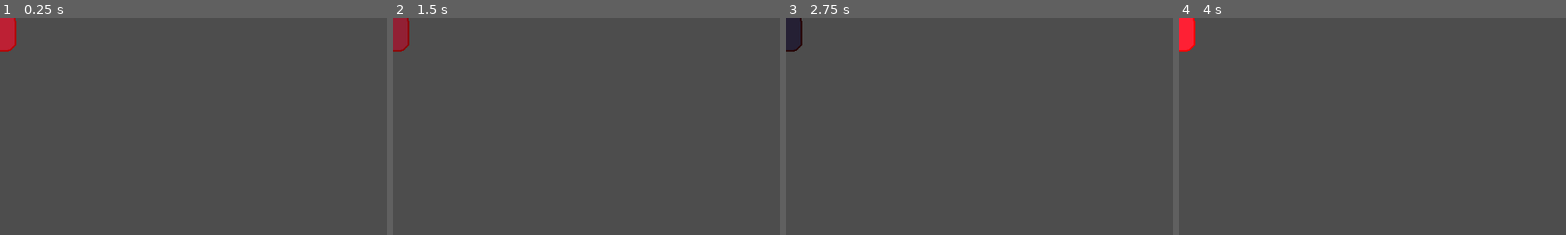
Above: before the commit, frames 1-4 (left to right).
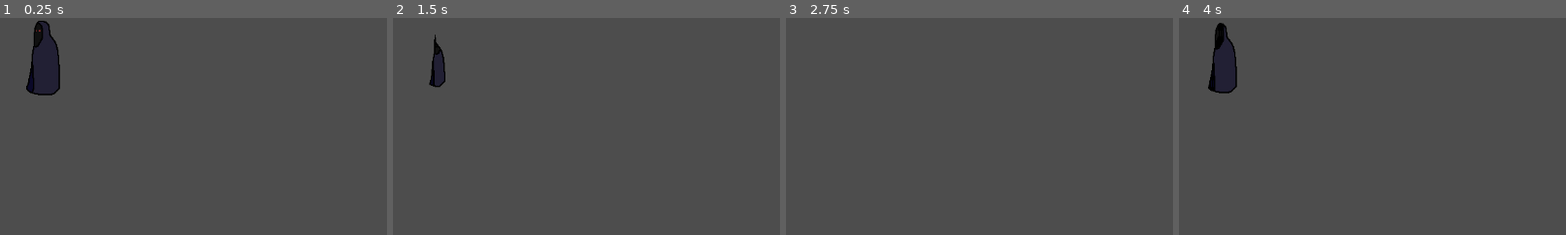
Above: after the commit, the same moments.

Repository: msharma2026/Grocers-Gauntlet
Game: Godot game, scene res://scenes/experimental/shader_experiment.tscn
Same seed, same stepped clock (60 frames per second), same inputs: the game is played once before the commit and once after it. This scene is started directly instead of the project's main scene.
Inputs (mouse positions are % of the whole screen's width and height, from its top left):
- Up to frame 1 (0.25 s): no input
- Up to frame 2 (1.5 s): move the mouse to (72, 45) at 0.52 s; click (72, 45) at 0.67 s; move the mouse to (30, 55) at 1.27 s; click (30, 55) at 1.42 s
- Up to frame 3 (2.75 s): move the mouse to (60, 28) at 2.02 s; click (60, 28) at 2.17 s
- Up to frame 4 (4 s): tap Enter at 2.75 s; move the mouse to (45, 70) at 2.77 s; click (45, 70) at 2.92 s; move the mouse to (80, 65) at 3.52 s; click (80, 65) at 3.67 s
The pictures show only the part of the screen within x 0-50%, y 0-50%; the shares and areas given below are measured in that part.

The runs differ from the first frame. In frame 1, 2.9% of the frame differs, in the area x 0-16%, y 0-36%; in frame 2, 1.3%; in frame 3, 0.6%; in frame 4, 2.4%.

Commit message:
added a collapse shader

Diff:
--- /dev/null
+++ b/GodotFiles/assets/shaders/collapse.gdshader
@@ -0,0 +1,24 @@
+shader_type canvas_item;
+
+
+
+void fragment() {
+	vec4 t = texture(TEXTURE,UV);
+	float d = length(UV - 0.5);
+	float radius = smoothstep(0.0, 1.0, mod(TIME * 0.3, 1.0)) * 25.0;
+	vec2 s = TEXTURE_PIXEL_SIZE * radius;
+	vec4 chosen = t;
+	for(float x = -1.0 ; x <= 1.0; x++) {
+		for(float y = -1.0; y <= 1.0; y++) {
+			vec4 at = texture(TEXTURE,UV + vec2(x,y) * s);
+			if(length(at) < length(chosen)) {
+				chosen = at;
+			}
+		}
+	}
+	COLOR = chosen;
+}
+//void light() {
+//	// Called for every pixel for every light affecting the material.
+//	// Uncomment to replace the default light processing function with this one.
+//}
--- a/GodotFiles/assets/shaders/experimental.gdshader
+++ /dev/null
@@ -1,14 +0,0 @@
-shader_type spatial;
-
-void vertex() {
-	// Called for every vertex the material is visible on.
-}
-
-void fragment() {
-	// Called for every pixel the material is visible on.
-}
-
-//void light() {
-//	// Called for every pixel for every light affecting the material.
-//	// Uncomment to replace the default light processing function with this one.
-//}
--- /dev/null
+++ b/GodotFiles/assets/shaders/weird.gdshader
@@ -0,0 +1,16 @@
+shader_type canvas_item;
+
+
+void fragment() {
+
+	float b = texture(TEXTURE,UV).a;
+    float wave = sin(b * 20.0 + TIME * 4.0);
+    float x = UV.x + wave * 0.02;
+
+    COLOR = texture(TEXTURE, vec2(x, UV.y));
+}
+
+//void light() {
+//	// Called for every pixel for every light affecting the material.
+//	// Uncomment to replace the default light processing function with this one.
+//}
--- a/GodotFiles/scenes/experimental/shader_experiment.tscn
+++ b/GodotFiles/scenes/experimental/shader_experiment.tscn
@@ -1,13 +1,13 @@
 [gd_scene load_steps=4 format=3 uid="uid://bcxtv117w5bji"]
 
 [ext_resource type="Texture2D" uid="uid://b7v53io0t1ue7" path="res://assets/sprites/placeholder.png" id="1_bq1u3"]
-[ext_resource type="Shader" uid="uid://s58uga7ng1df" path="res://assets/shaders/pulsate_red.gdshader" id="1_k5vxq"]
+[ext_resource type="Shader" uid="uid://bqdpkolhppwyr" path="res://assets/shaders/collapse.gdshader" id="1_k5vxq"]
 
 [sub_resource type="ShaderMaterial" id="ShaderMaterial_6mjir"]
 shader = ExtResource("1_k5vxq")
-shader_parameter/speed = 2.0
 
 [node name="ShaderExperiment" type="Sprite2D"]
 texture_filter = 1
 material = SubResource("ShaderMaterial_6mjir")
+position = Vector2(65, 65)
 texture = ExtResource("1_bq1u3")
Not shown, added: GodotFiles/assets/shaders/collapse.gdshader.uid
Renamed: GodotFiles/assets/shaders/experimental.gdshader.uid -> GodotFiles/assets/shaders/weird.gdshader.uid
